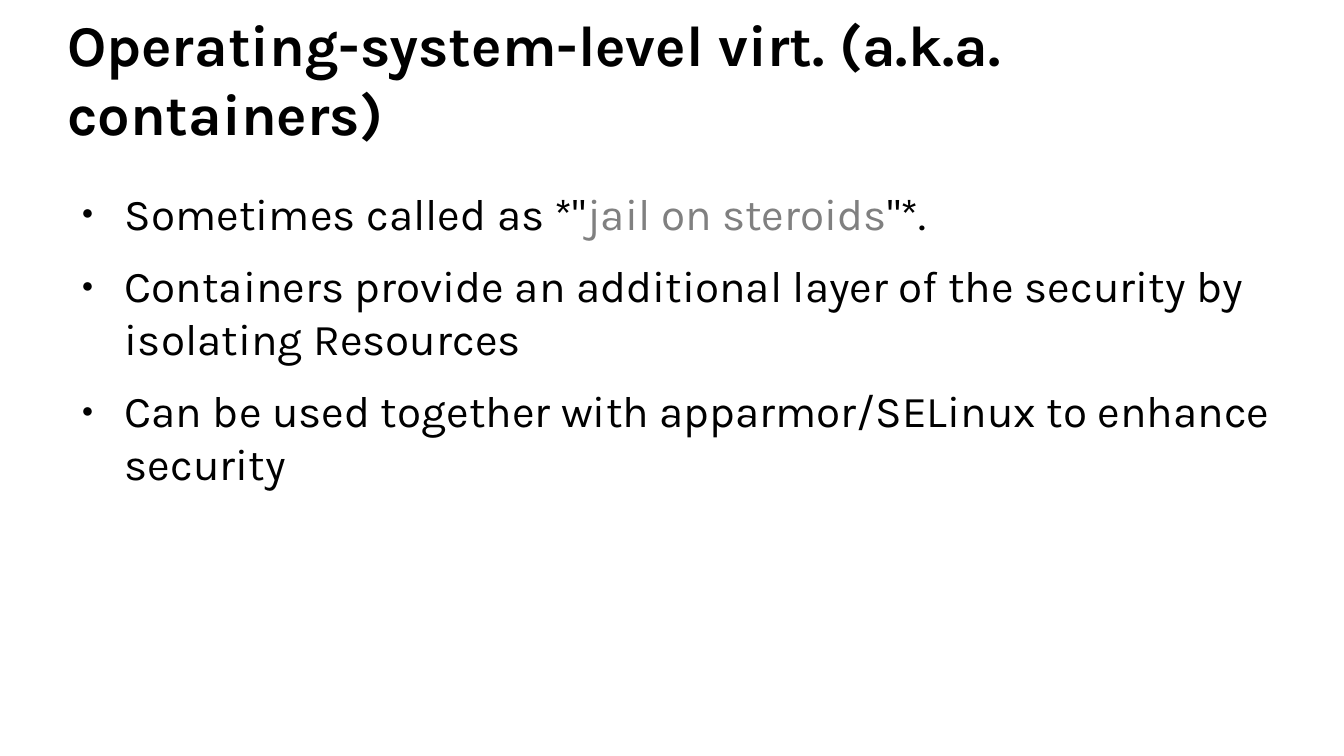
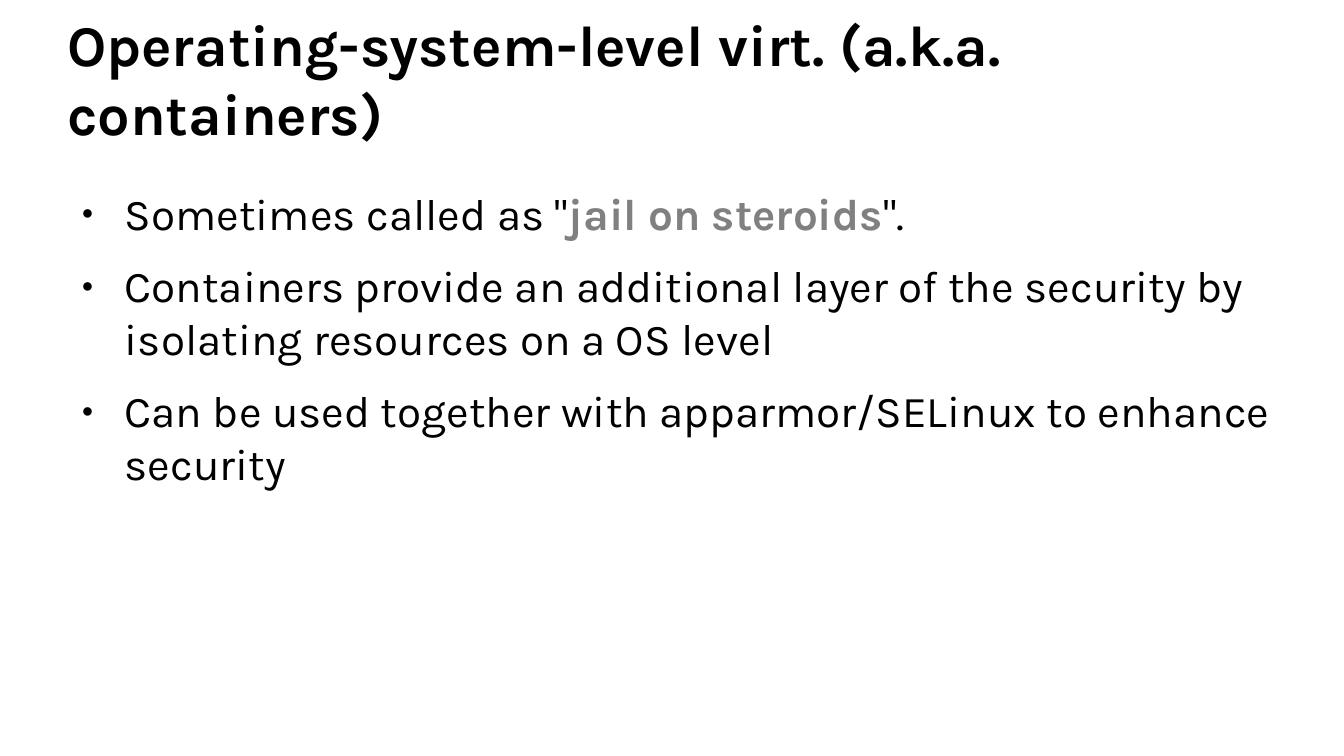
Before and after one commit to djz88/docs, a slide deck: slide 10 of kontejnery/kernel_isolation_linuxdays2017.odp. Drawn at 1344x756 pixels with LibreOffice and Linux fonts; fonts in the diff are those of the drawing; background and template pictures are left out. Boxes give left, top, right and bottom in pixels: in the first picture for what was removed or moved away, otherwise in the second. Text is boxed around its words. In the diff, an @@ line names an element or a change of style, - is before the commit and + after.

```diff
--- a/kontejnery/kernel_isolation_linuxdays2017.odp
+++ b/kontejnery/kernel_isolation_linuxdays2017.odp
@@ text at [125, 199, 1243, 366]: text changed @@
-● Sometimes called as *"jail on steroids"*.
-● Containers provide an additional layer of the security by isolating Resources
+● Sometimes called as "jail on steroids".
+● Containers provide an additional layer of the security by isolating resources on a OS level
```
Also in this commit, not shown: 4 other slides changed, 1 other file.
